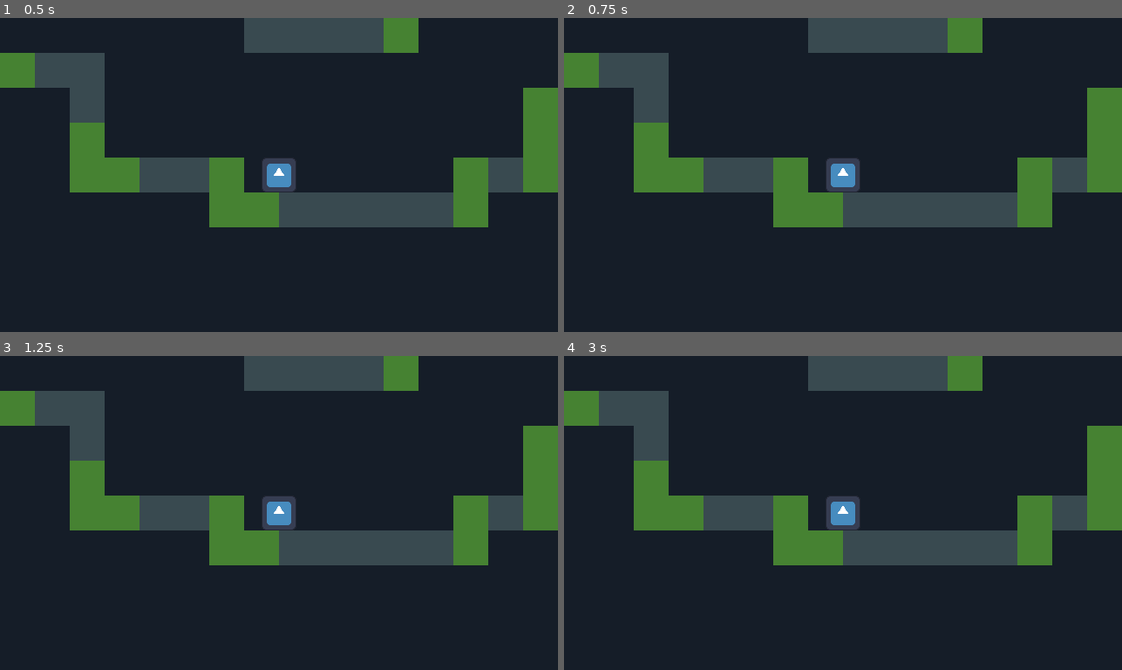
Above: before the commit, frames 1-4 (two rows, left to right).
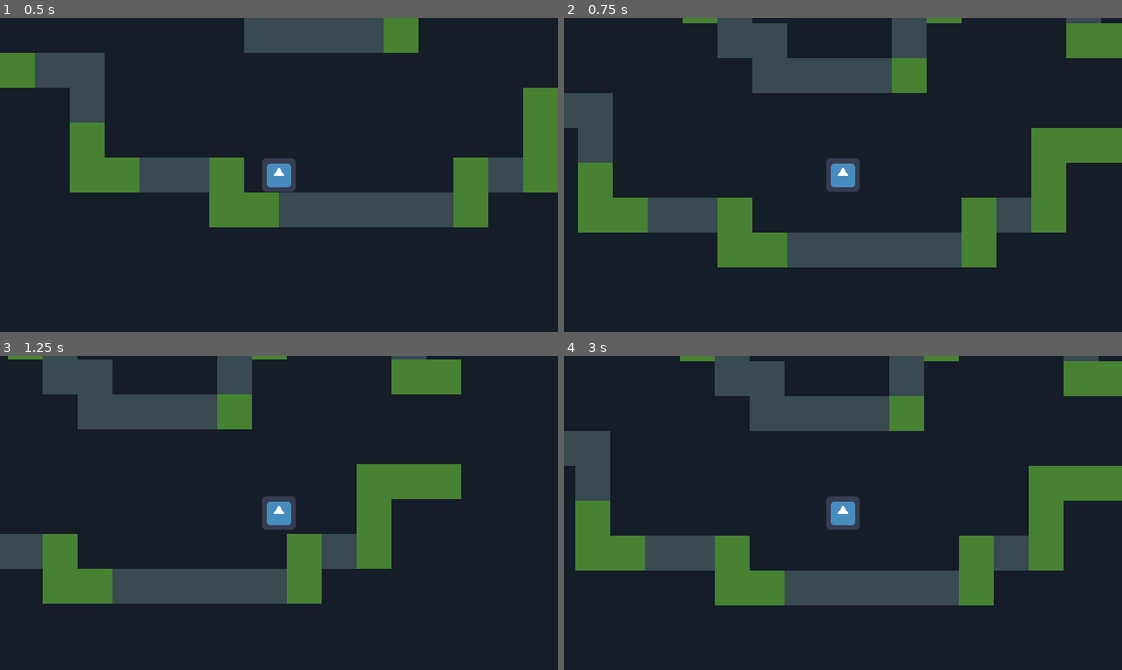
Above: after the commit, the same moments.

Repository: FoxParadeAFK/Specter-Sforzando
Game: Godot game, scene res://scenes/tests/test_player_scene.tscn
Same seed, same stepped clock (60 frames per second), same inputs: the game is played once before the commit and once after it. The engine's default icon, where the game draws it, is replaced by a stand-in: a white triangle on a blue panel in a dark square.
Inputs:
- Up to frame 1 (0.5 s): no input
- Up to frame 2 (0.75 s): tap Enter (ui_accept) at 0.5 s; hold Right (move_right, bound only after the commit) from 0.53 s (still down); tap Space (jump, bound only after the commit) at 0.6 s
- Up to frame 3 (1.25 s): keep holding Right (move_right, bound only after the commit); tap Space (jump, bound only after the commit) at 0.77, 1.07 s
- Up to frame 4 (3 s): tap Space (jump, bound only after the commit) at 1.35, 1.52, 1.82, 2.1, 2.85 s; tap Enter (ui_accept) at 2 s; release Right (move_right, bound only after the commit) at 2.03 s; hold Left (move_left, bound only after the commit) 2.03-2.78 s; hold Right (move_right, bound only after the commit) from 2.78 s (still down)

Frame 1 is identical in both runs. In frame 2, 36% of the frame differs, in the area x 0-100%, y 0-80%; in frame 3, 33%; in frame 4, 36%.

Commit message:
Fixed missing input timeout clause + vertical input release buffer + additional input options

Diff:
--- a/specter-sforzando/project.godot
+++ b/specter-sforzando/project.godot
@@ -29,16 +29,19 @@
 move_left={
 "deadzone": 0.2,
 "events": [Object(InputEventJoypadMotion,"resource_local_to_scene":false,"resource_name":"","device":-1,"axis":0,"axis_value":-1.0,"script":null)
+, Object(InputEventKey,"resource_local_to_scene":false,"resource_name":"","device":-1,"window_id":0,"alt_pressed":false,"shift_pressed":false,"ctrl_pressed":false,"meta_pressed":false,"pressed":false,"keycode":0,"physical_keycode":4194319,"key_label":0,"unicode":0,"location":0,"echo":false,"script":null)
 ]
 }
 move_right={
 "deadzone": 0.2,
 "events": [Object(InputEventJoypadMotion,"resource_local_to_scene":false,"resource_name":"","device":-1,"axis":0,"axis_value":1.0,"script":null)
+, Object(InputEventKey,"resource_local_to_scene":false,"resource_name":"","device":-1,"window_id":0,"alt_pressed":false,"shift_pressed":false,"ctrl_pressed":false,"meta_pressed":false,"pressed":false,"keycode":0,"physical_keycode":4194321,"key_label":0,"unicode":0,"location":0,"echo":false,"script":null)
 ]
 }
 jump={
 "deadzone": 0.2,
 "events": [Object(InputEventJoypadButton,"resource_local_to_scene":false,"resource_name":"","device":-1,"button_index":0,"pressure":0.0,"pressed":true,"script":null)
+, Object(InputEventKey,"resource_local_to_scene":false,"resource_name":"","device":-1,"window_id":0,"alt_pressed":false,"shift_pressed":false,"ctrl_pressed":false,"meta_pressed":false,"pressed":false,"keycode":0,"physical_keycode":32,"key_label":0,"unicode":32,"location":0,"echo":false,"script":null)
 ]
 }
 
--- a/specter-sforzando/scenes/player.tscn
+++ b/specter-sforzando/scenes/player.tscn
@@ -43,6 +43,11 @@
 wait_time = 0.15
 one_shot = true
 
+[node name="VerticalInputReleasedTimer" type="Timer" parent="Timer" unique_id=469498701]
+process_callback = 0
+wait_time = 0.15
+one_shot = true
+
 [node name="Sprite2D" type="Sprite2D" parent="." unique_id=1459584434]
 scale = Vector2(0.0625, 0.0625)
 texture = ExtResource("1_3vyb7")
--- a/specter-sforzando/scripts/player/in_air_state.gd
+++ b/specter-sforzando/scripts/player/in_air_state.gd
@@ -13,6 +13,8 @@
 		gravity *= HOVER_VELOCITY_PERCENTAGE
 	elif sign(player.velocity.y) == -1 and player.vertical_input_released:
 		player.velocity *= 0.65
+		player.vertical_input_released = false
+		player.vertical_input_released_timer.stop()
 
 	player.velocity += gravity * _delta
 	player.velocity.x = player.horizontal_input * player.HORIZONTAL_VELOCITY
--- a/specter-sforzando/scripts/player/player.gd
+++ b/specter-sforzando/scripts/player/player.gd
@@ -31,6 +31,7 @@
 
 var coyote_jump_timer: Timer
 var vertical_input_timer: Timer
+var vertical_input_released_timer: Timer
 
 func _ready() -> void:
 	idle_state = get_state("FiniteStateMachine/IdleState", "idle") as IdleState
@@ -40,18 +41,31 @@
 	transition_state(idle_state)
 
 	coyote_jump_timer = get_node_or_null("Timer/CoyoteJumpTimer")
+
 	vertical_input_timer = get_node_or_null("Timer/VerticalInputTimer")
+	vertical_input_released_timer = get_node_or_null("Timer/VerticalInputReleasedTimer")
+
+	vertical_input_timer.timeout.connect(func() -> void: vertical_input = false)
+	vertical_input_released_timer.timeout.connect(func() -> void: vertical_input_released = false)
 
 func _physics_process(_delta: float) -> void:
 	horizontal_input = Input.get_axis("move_left", "move_right")
 	hold_vertical_input(Input.is_action_just_pressed("jump"))
-	vertical_input_released = Input.is_action_just_released("jump")
+	hold_vertical_input_released(Input.is_action_just_released("jump"))
 
 	current_state.physics_update(_delta)
 	move_and_slide()
+
+	print(vertical_input_released)
 
 func hold_vertical_input(_vertical_input: bool) -> void:
 	if not _vertical_input or vertical_input_timer.time_left != 0: return
 
 	vertical_input_timer.start()
 	vertical_input = true
+
+func hold_vertical_input_released(_vertical_input_released: bool) -> void:
+	if not _vertical_input_released or vertical_input_released_timer.time_left != 0: return
+
+	vertical_input_released_timer.start()
+	vertical_input_released = true
